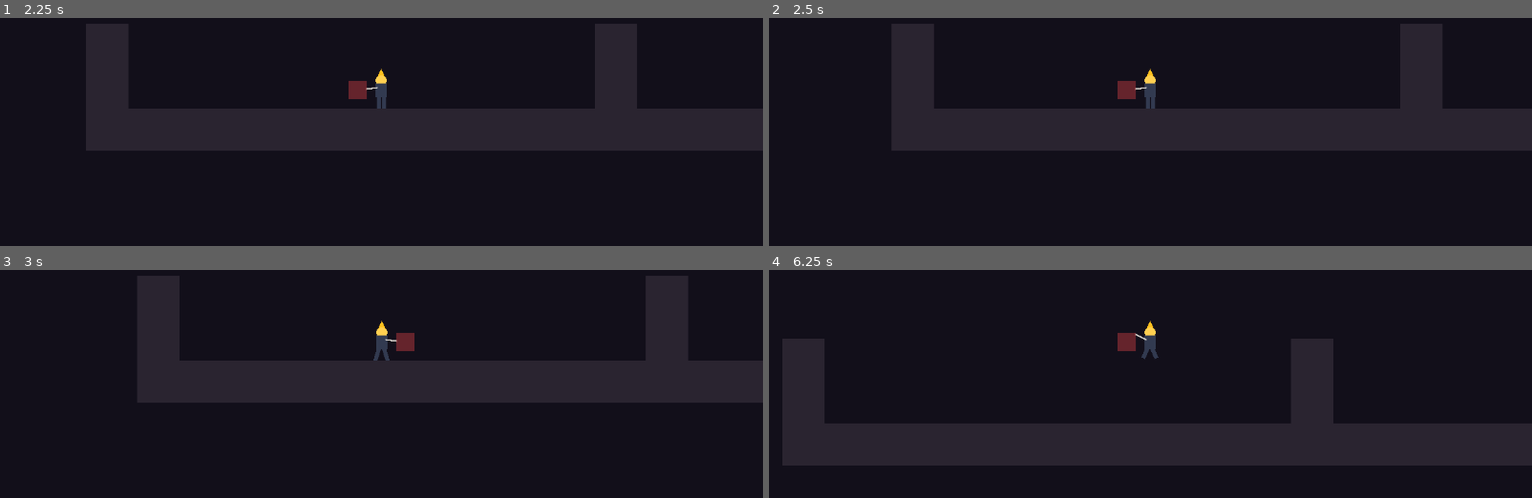
Above: before the commit, frames 1-4 (two rows, left to right).
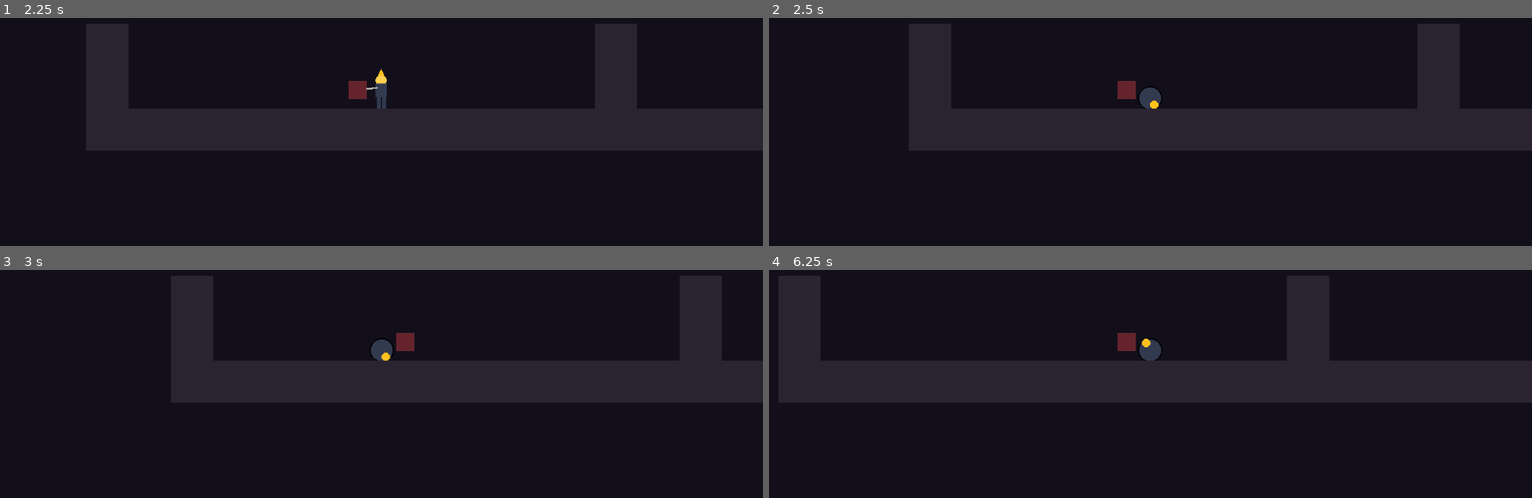
Above: after the commit, the same moments.

Repository: JoseRMZUE/zona-abismal-minijuego
Game: Godot game, scene res://mundo.tscn
The game is run twice, just before and just after one commit, with the same random seed, the same clock (stepped at 60 frames per second) and the same inputs.
Inputs:
- Up to frame 1 (2.25 s): tap Enter at 0.5 s; hold D (move_right) 0.53-2.03 s; tap J (atacar) at 0.6, 1.55, 2.1 s; tap Space (saltar) at 0.77, 1.52 s; tap L (rodar) at 0.8, 1.35 s; hold A (move_left) from 2.03 s (still down)
- Up to frame 2 (2.5 s): keep holding A (move_left); tap L (rodar) at 2.3 s
- Up to frame 3 (3 s): release A (move_left) at 2.78 s; hold D (move_right) from 2.78 s (still down); tap L (rodar) at 2.85 s
- Up to frame 4 (6.25 s): tap Space (saltar) at 3.02, 3.77, 4.52, 6.02 s; tap J (atacar) at 3.05, 3.6, 4.55, 5.1, 6.05 s; tap L (rodar) at 3.8, 4.35, 5.3, 5.85 s; release D (move_right) at 4.28 s; hold A (move_left) 4.28-5.03 s; hold D (move_right) 5.03-5.78 s; hold A (move_left) from 5.78 s (still down)

Frame 1 is identical in both runs. In frame 2, 0.2% of the frame differs, in the area x 47-52%, y 22-40%; in frame 3, 0.2%; in frame 4, 0.3%.

Commit message:
Nivel 3: rodar (con sprite placeholder)
rodar() activa la bandera 'rodando', reproduce la animación (6 cuadros, 15 fps = 0.4 s) y el sonido, y espera animation_finished antes de apagarla. Mientras rodando=true, _physics_process entra por una rama aparte que mueve a velocidad fija y no lee teclado. La animación usa todavía los cuadros 7-12 de la hoja placeholder.

Diff:
--- a/penitente.gd
+++ b/penitente.gd
@@ -6,15 +6,31 @@
 @export var speed = 220.0              # px/s
 @export var gravedad = 1200.0          # px/s²
 @export var salto = 560.0              # px/s hacia arriba
+@export var velocidad_rodar = 400.0    # px/s mientras rueda
 
 @onready var sprite = $AnimatedSprite2D
 @onready var golpe = $Golpe             # el área que golpea con la espada
 @onready var sonido_espada = $Espada
+@onready var sonido_rodar = $Rodar
 
 var mirando = 1       # 1 = mirando a la derecha, -1 = mirando a la izquierda
+var rodando = false    # true mientras dura la animación/el movimiento de rodar
 
 
 func _physics_process(delta):
+	# Mientras rueda: movimiento propio a velocidad fija, sin leer teclado
+	# (ni cambiar de dirección, ni volver a rodar, ni atacar).
+	if rodando:
+		velocity.x = velocidad_rodar * mirando
+		if not is_on_floor():
+			velocity.y += gravedad * delta
+		move_and_slide()
+		return
+
+	if Input.is_action_just_pressed("rodar") and is_on_floor():
+		rodar()
+		return
+
 	mover(delta)
 	actualizar_animacion()
 	orientar()
@@ -76,3 +92,14 @@
 	# dos ataques en menos de 0.25 s solo sonarían una vez: el segundo
 	# play() se saltaría porque el primero seguiría "playing".)
 	sonido_espada.play()
+
+
+# ---------- Nivel 3 ----------
+func rodar():
+	rodando = true
+	sprite.speed_scale = 1.0
+	sprite.play("rodar")
+	sonido_rodar.play()
+	await sprite.animation_finished   # si "rodar" tuviera Loop activado, esto
+	                                    # nunca dispararía y quedaría rodando para siempre
+	rodando = false
--- a/penitente.tscn
+++ b/penitente.tscn
@@ -2,6 +2,7 @@
 
 [ext_resource type="Script" uid="uid://7h4ulbxm6yms" path="res://penitente.gd" id="s"]
 [ext_resource type="AudioStream" uid="uid://dl34ks1c1wrtp" path="res://assets/espada.wav" id="snd_espada"]
+[ext_resource type="AudioStream" uid="uid://poqfm7c1y7qm" path="res://assets/rodar.wav" id="snd_rodar"]
 [ext_resource type="Texture2D" uid="uid://c1qf8m2x7k00a" path="res://assets/penitente_hoja.png" id="t0"]
 
 [sub_resource type="AtlasTexture" id="A0_0"]
@@ -31,6 +32,30 @@
 [sub_resource type="AtlasTexture" id="A0_6"]
 atlas = ExtResource("t0")
 region = Rect2(384, 0, 64, 64)
+
+[sub_resource type="AtlasTexture" id="A0_7"]
+atlas = ExtResource("t0")
+region = Rect2(448, 0, 64, 64)
+
+[sub_resource type="AtlasTexture" id="A0_8"]
+atlas = ExtResource("t0")
+region = Rect2(512, 0, 64, 64)
+
+[sub_resource type="AtlasTexture" id="A0_9"]
+atlas = ExtResource("t0")
+region = Rect2(576, 0, 64, 64)
+
+[sub_resource type="AtlasTexture" id="A0_10"]
+atlas = ExtResource("t0")
+region = Rect2(640, 0, 64, 64)
+
+[sub_resource type="AtlasTexture" id="A0_11"]
+atlas = ExtResource("t0")
+region = Rect2(704, 0, 64, 64)
+
+[sub_resource type="AtlasTexture" id="A0_12"]
+atlas = ExtResource("t0")
+region = Rect2(768, 0, 64, 64)
 
 [sub_resource type="SpriteFrames" id="SpriteFrames_A0"]
 animations = [{
@@ -74,6 +99,29 @@
 "loop": false,
 "name": &"caer",
 "speed": 5.0
+}, {
+"frames": [{
+"duration": 1.0,
+"texture": SubResource("A0_7")
+}, {
+"duration": 1.0,
+"texture": SubResource("A0_8")
+}, {
+"duration": 1.0,
+"texture": SubResource("A0_9")
+}, {
+"duration": 1.0,
+"texture": SubResource("A0_10")
+}, {
+"duration": 1.0,
+"texture": SubResource("A0_11")
+}, {
+"duration": 1.0,
+"texture": SubResource("A0_12")
+}],
+"loop": false,
+"name": &"rodar",
+"speed": 15.0
 }]
 
 [sub_resource type="RectangleShape2D" id="FormaGolpe"]
@@ -110,3 +158,6 @@
 
 [node name="Espada" type="AudioStreamPlayer2D" parent="."]
 stream = ExtResource("snd_espada")
+
+[node name="Rodar" type="AudioStreamPlayer2D" parent="."]
+stream = ExtResource("snd_rodar")
Not shown, changed: LEEME.txt
